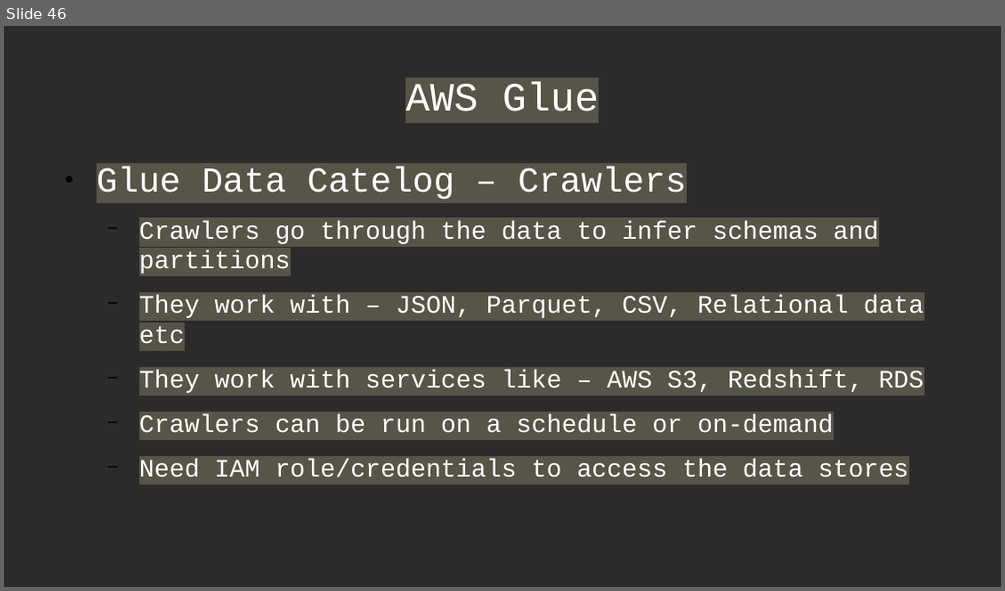
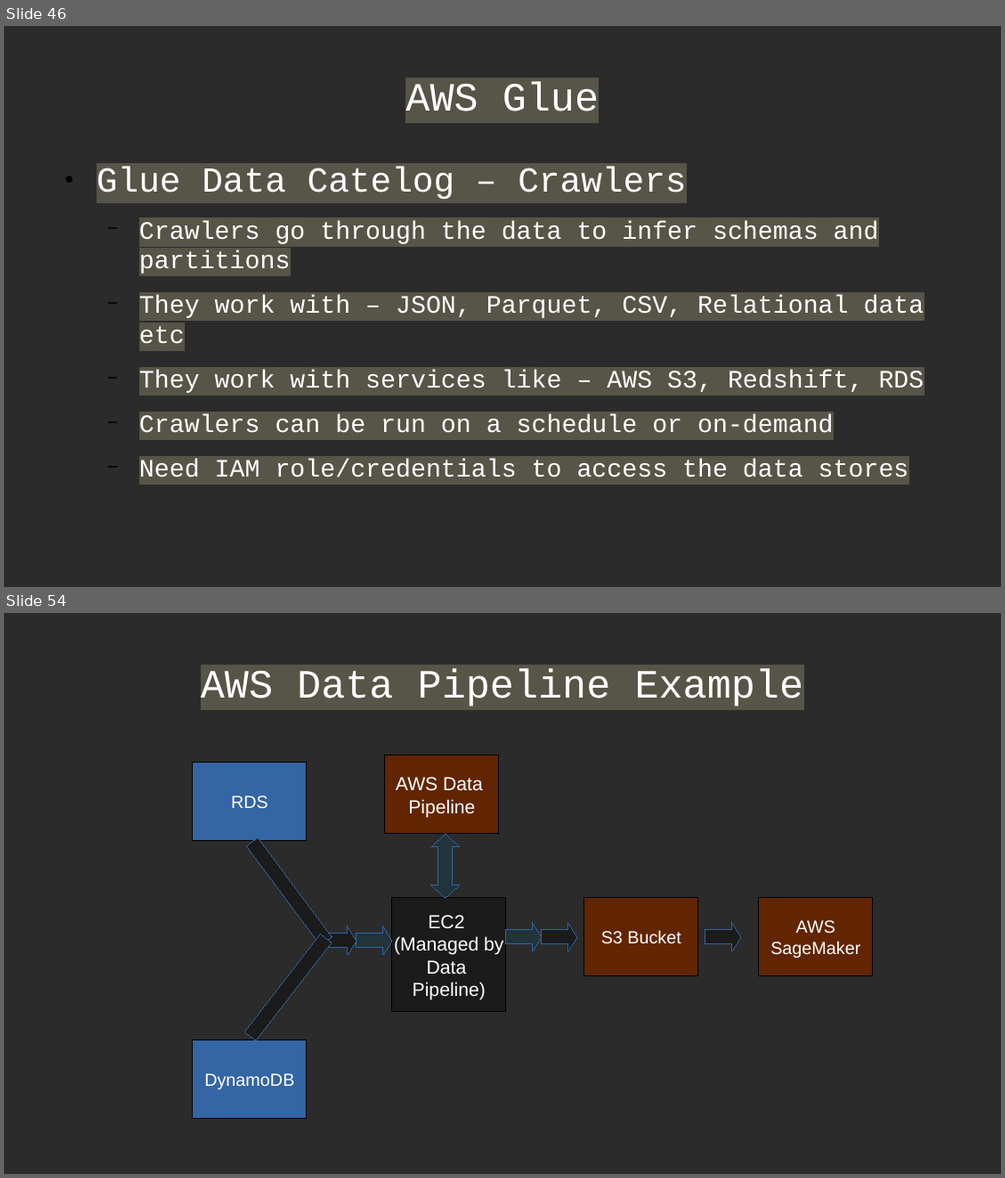
Before and after one commit to Anshul-GH/AWS_ML_Certification, a slide deck: AWS_Certified_ML_Certification_Deck.odp. Shown one above the other, each under a label of ours: slide 46 before the commit, slides 46 and 54 after it; the slides between them are not shown. The pictures are 1005x591 and 1005x1178 pixels, drawn with LibreOffice and Linux fonts; fonts in the diff are those of the drawing; background and template pictures are left out; a plain dark background stands for a picture behind light text. Boxes give left, top, right and bottom in pixels: in the first picture for what was removed or moved away, otherwise in the second. Text is boxed around its words. In the diff, an @@ line names an element or a change of style, - is before the commit and + after.

```diff
--- a/AWS_Certified_ML_Certification_Deck.odp
+++ b/AWS_Certified_ML_Certification_Deck.odp
@@ slide 54 added at <box>4,613,1001,1174</box>, background picture (left out) @@
@@ title added at <box>201,669,804,706</box>, 32 pt, text #FFFFFF @@
+AWS Data Pipeline Example
@@ rectangle added at <box>193,763,307,841</box>, fill #3465A4, outline #000000 0 pt, 14 pt, text #FFFFFF @@
+RDS
@@ rectangle added at <box>385,755,499,834</box>, fill #622502, outline #000000 0 pt, 15 pt, text #FFFFFF @@
+AWS Data
+Pipeline
@@ rectangle added at <box>247,837,332,945</box>, fill #1B1B1B, outline #3465A4 0 pt @@
@@ up down arrow added at <box>431,834,459,898</box>, fill #203439, outline #3465A4 0 pt @@
@@ rectangle added at <box>392,898,506,1012</box>, fill #1B1B1B, outline #000000 0 pt, 15 pt, text #FFFFFF @@
+EC2
+(Managed by
+Data
+Pipeline)
@@ rectangle added at <box>584,898,699,977</box>, fill #622502, outline #000000 0 pt, 14 pt, text #FFFFFF @@
+S3 Bucket
@@ rectangle added at <box>760,898,874,977</box>, fill #622502, outline #000000 0 pt, 14 pt, text #FFFFFF @@
+AWS
+SageMaker
@@ right arrow added at <box>321,926,356,954</box>, fill #1B1B1B, outline #3465A4 0 pt @@
@@ right arrow added at <box>356,926,392,954</box>, fill #203439, outline #3465A4 0 pt @@
@@ right arrow added at <box>506,924,542,951</box>, fill #203439, outline #3465A4 0 pt @@
@@ right arrow added at <box>542,924,576,951</box>, fill #1B1B1B, outline #3465A4 0 pt @@
@@ right arrow added at <box>706,924,741,951</box>, fill #1B1B1B, outline #3465A4 0 pt @@
@@ rectangle added at <box>244,933,332,1040</box>, fill #1B1B1B, outline #3465A4 0 pt @@
@@ rectangle added at <box>193,1040,307,1119</box>, fill #3465A4, outline #000000 0 pt, 14 pt, text #FFFFFF @@
+DynamoDB
```
Also in this commit, not shown: 1 slide changed, 15 other slides added, 2 other files.
